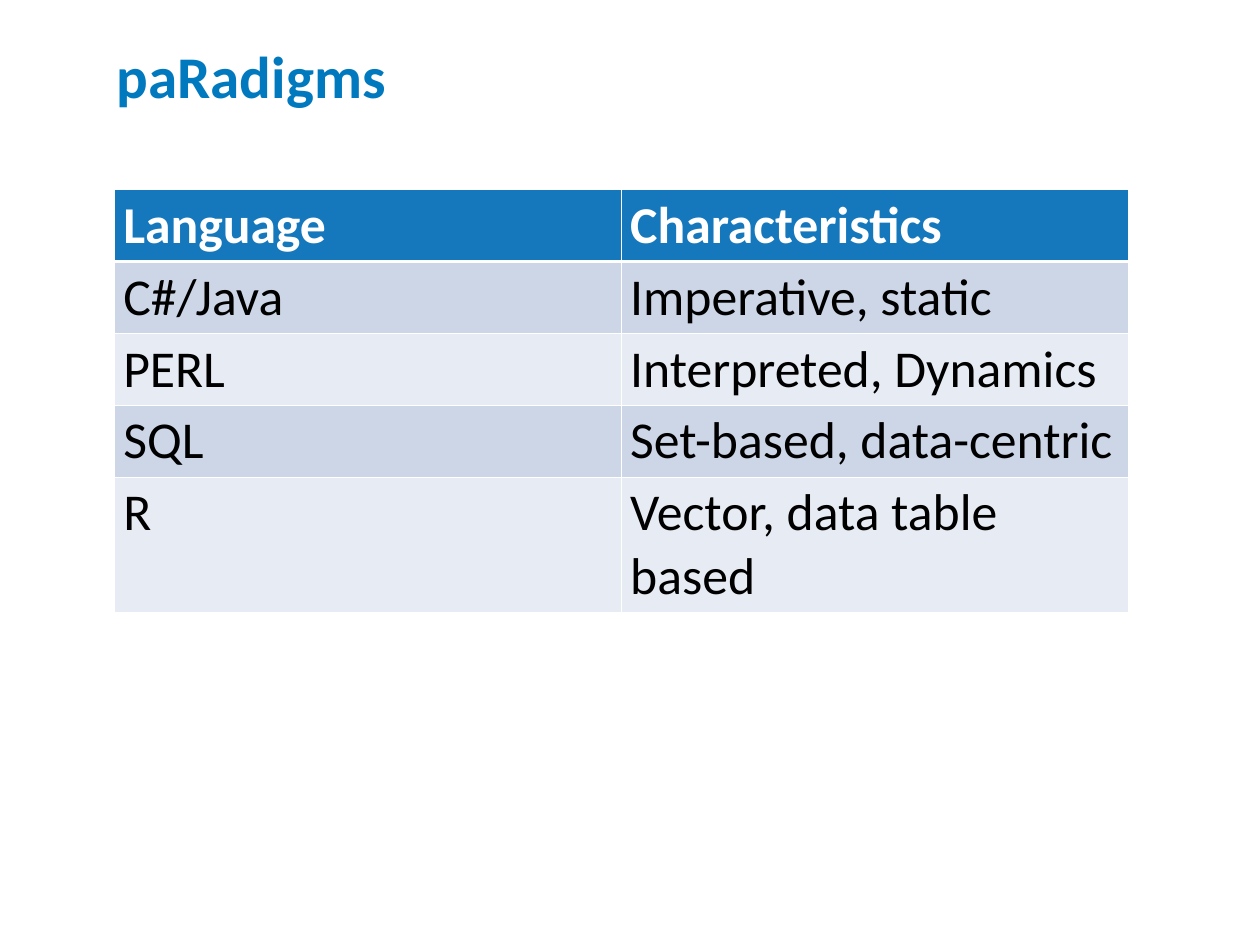
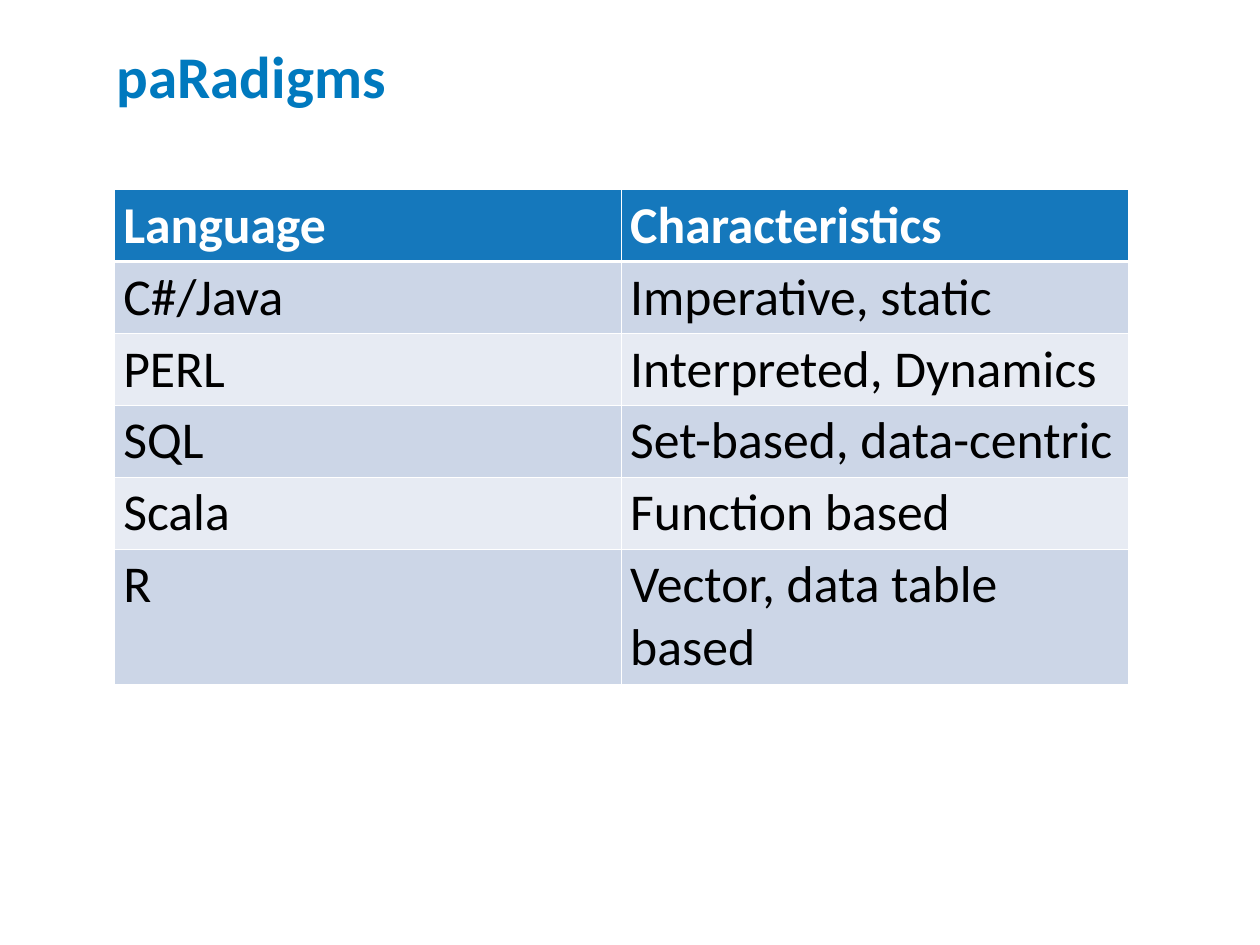
Before and after one commit to jdages/rDemo, a slide deck: slide 9 of R Demo.pptx (slide 10 before the commit). Drawn at 1260x945 pixels with LibreOffice and Linux fonts; fonts in the diff are those of the drawing. Boxes give left, top, right and bottom in pixels: in the first picture for what was removed or moved away, otherwise in the second. Text is boxed around its words. In the diff, an @@ line names an element or a change of style, - is before the commit and + after.

```diff
--- a/R Demo.pptx
+++ b/R Demo.pptx
@@ table at <box>114,190,1128,670</box> @@
+row 5: Scala | Function based
```
Also in this commit, not shown: 5 other slides changed, 2 slides removed.
